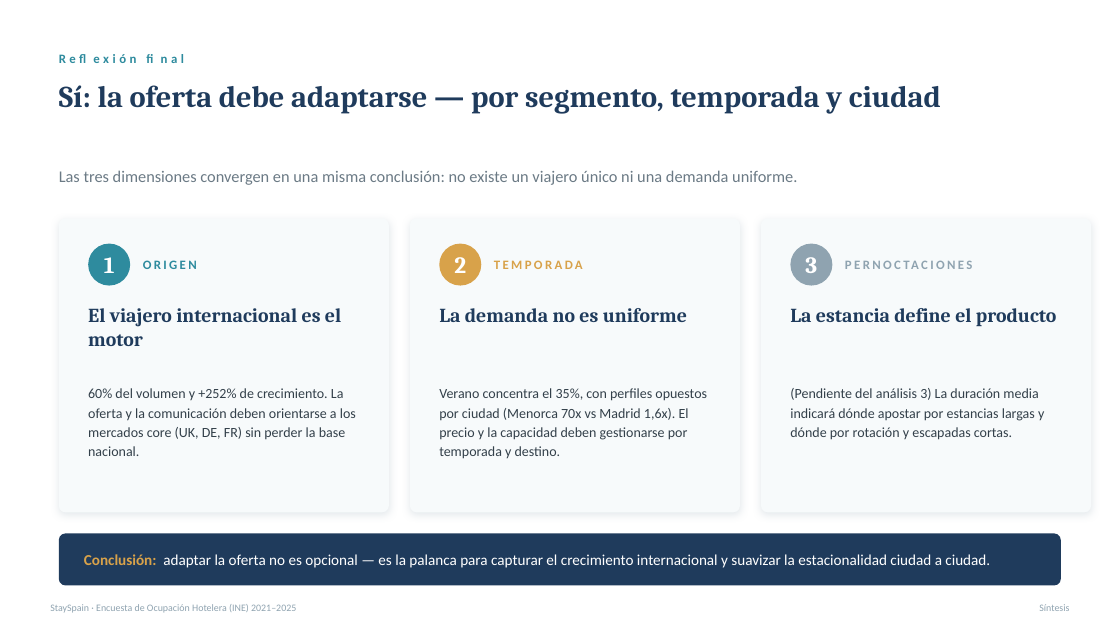
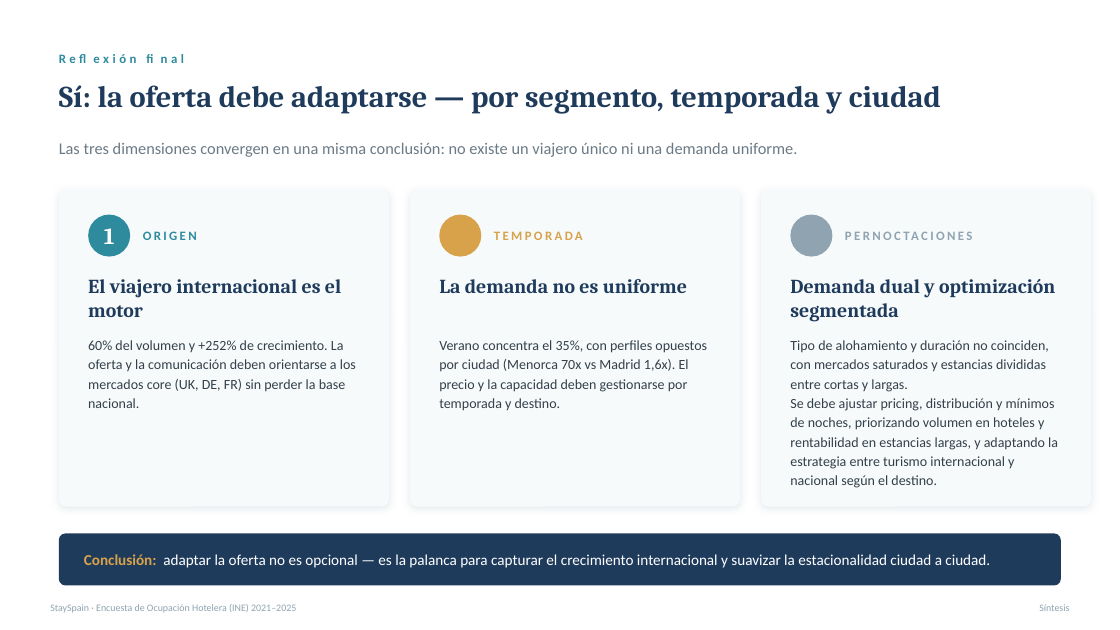
Before and after one commit to ITACADEMYprojectes/ProjecteData, a slide deck: slide 12 of Equip_29/Results/EOH_2021_2025_StaySpain_Presentacion.pptx. Drawn at 1120x630 pixels with LibreOffice and Linux fonts; fonts in the diff are those of the drawing. Boxes give left, top, right and bottom in pixels: in the first picture for what was removed or moved away, otherwise in the second. Text is boxed around its words. In the diff, an @@ line names an element or a change of style, - is before the commit and + after.

```diff
--- a/Equip_29/Results/EOH_2021_2025_StaySpain_Presentacion.pptx
+++ b/Equip_29/Results/EOH_2021_2025_StaySpain_Presentacion.pptx
@@ rounded rectangle: place and size @@
-rounded rectangle at bbox=[59, 218, 389, 513]
+rounded rectangle at bbox=[59, 189, 389, 507]
@@ rounded rectangle: place and size @@
-rounded rectangle at bbox=[410, 218, 740, 513]
+rounded rectangle at bbox=[410, 189, 740, 507]
@@ rounded rectangle: place and size @@
-rounded rectangle at bbox=[761, 218, 1091, 513]
+rounded rectangle at bbox=[761, 189, 1091, 507]
@@ 7 texts, 3 ellipses: place and size @@
-7 texts, 3 ellipses at bbox=[59, 170, 1075, 346]
+7 texts, 3 ellipses at bbox=[59, 142, 1075, 317]
@@ text removed at bbox=[454, 257, 466, 273] @@
-2
@@ text removed at bbox=[805, 257, 817, 273] @@
-3
@@ text at bbox=[790, 279, 1055, 322]: text changed @@
-La estancia define el producto
+Demanda dual y optimización segmentada
@@ text "60% del volumen y +252% ...": place and size @@
-text "60% del volumen y +252% ..." at bbox=[88, 388, 356, 456]
+text "60% del volumen y +252% ..." at bbox=[88, 340, 356, 408]
@@ text "Verano concentra el 35%, con ...": place and size @@
-text "Verano concentra el 35%, con ..." at bbox=[439, 388, 707, 459]
+text "Verano concentra el 35%, con ..." at bbox=[439, 340, 707, 411]
@@ text at bbox=[790, 340, 1058, 488]: text changed @@
-(Pendiente del análisis 3) La duración media indicará dónde apostar por estancias largas y dónde por rotación y escapadas cortas.
+Tipo de alohamiento y duración no coinciden, con mercados saturados y estancias divididas entre cortas y largas.
+Se debe ajustar pricing, distribución y mínimos de noches, priorizando volumen en hoteles y rentabilidad en estancias largas, y adaptando la estrategia entre turismo internacional y nacional según el destino.
```
Also in this commit, not shown: 3 other slides changed.
